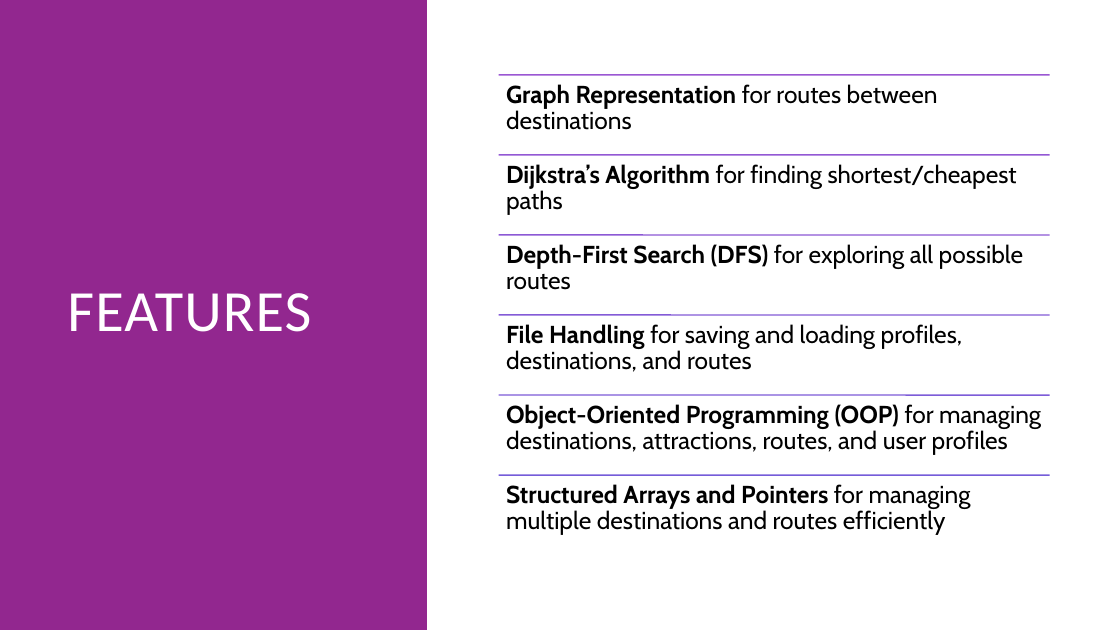
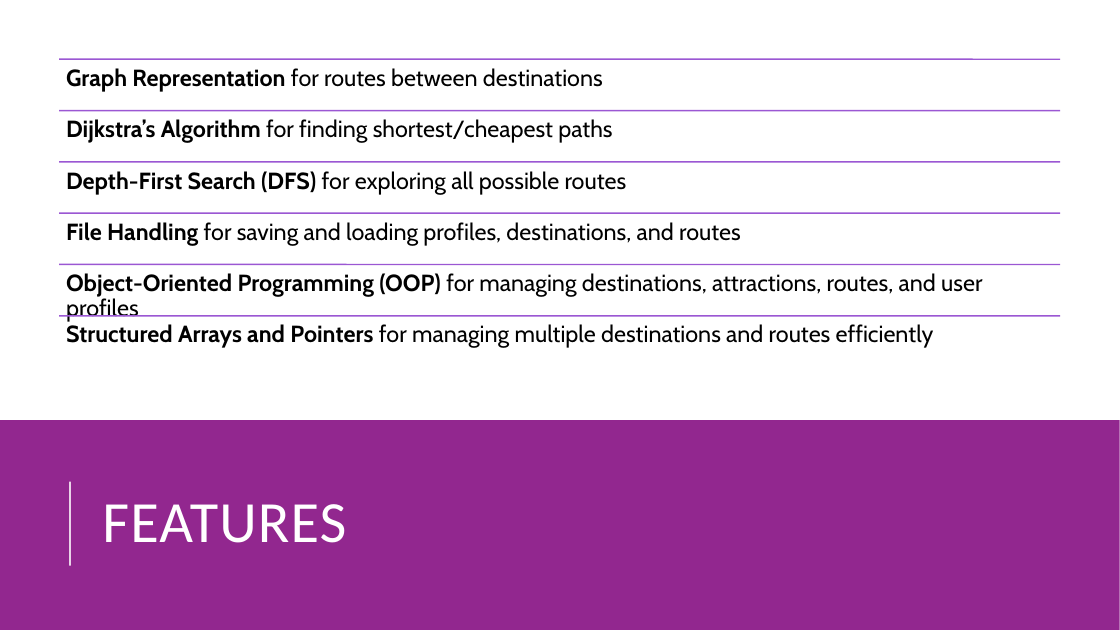
Before and after one commit to AyuTUL/3rdCSIT, a slide deck: slide 3 of DSA/Project/TourPlanner.pptx. Drawn at 1120x630 pixels with LibreOffice and Linux fonts; fonts in the diff are those of the drawing. Boxes give left, top, right and bottom in pixels: in the first picture for what was removed or moved away, otherwise in the second. Text is boxed around its words. In the diff, an @@ line names an element or a change of style, - is before the commit and + after.

```diff
--- a/DSA/Project/TourPlanner.pptx
+++ b/DSA/Project/TourPlanner.pptx
@@ rectangle removed at box(0, 0, 427, 630) @@
@@ text "Graph Representation for routes between ...": place and size @@
-text "Graph Representation for routes between ..." at box(506, 84, 938, 130)
+text "Graph Representation for routes between ..." at box(66, 68, 603, 92)
@@ text "Dijkstra’s Algorithm for finding shortest/cheapest ...": place and size @@
-text "Dijkstra’s Algorithm for finding shortest/cheapest ..." at box(506, 164, 1017, 215)
+text "Dijkstra’s Algorithm for finding shortest/cheapest ..." at box(66, 119, 612, 143)
@@ text "Depth-First Search (DFS) for exploring ...": place and size @@
-text "Depth-First Search (DFS) for exploring ..." at box(506, 244, 1023, 290)
+text "Depth-First Search (DFS) for exploring ..." at box(66, 171, 627, 194)
@@ text "File Handling for saving and ...": place and size @@
-text "File Handling for saving and ..." at box(506, 324, 963, 372)
+text "File Handling for saving and ..." at box(66, 222, 741, 246)
@@ text "Object-Oriented Programming (OOP) for managing ...": place and size @@
-text "Object-Oriented Programming (OOP) for managing ..." at box(506, 404, 1041, 455)
+text "Object-Oriented Programming (OOP) for managing ..." at box(66, 273, 982, 322)
@@ size 21 to 20 pt in 6 elements at box(66, 68, 603, 92), box(66, 119, 612, 143), box(66, 171, 627, 194), box(66, 222, 741, 246), box(66, 273, 982, 322), box(66, 324, 934, 348) @@
@@ text "Structured Arrays and Pointers for ...": place and size @@
-text "Structured Arrays and Pointers for ..." at box(506, 484, 971, 535)
+text "Structured Arrays and Pointers for ..." at box(66, 324, 934, 348)
@@ group added at box(59, 59, 1060, 316): 6 lines @@
@@ rectangle added at box(0, 420, 1120, 630), fill #92278F @@
@@ title "FEATURES": place and size @@
-title "FEATURES" at box(67, 293, 311, 332)
+title "FEATURES" at box(102, 504, 346, 543)
@@ group removed at box(499, 75, 1050, 476): 6 lines @@
@@ line added from (70, 565) to (70, 481), #FFFFFF 1.5 pt @@
```
Also in this commit, not shown: 4 other slides changed, 1 slide added, 14 other files.
